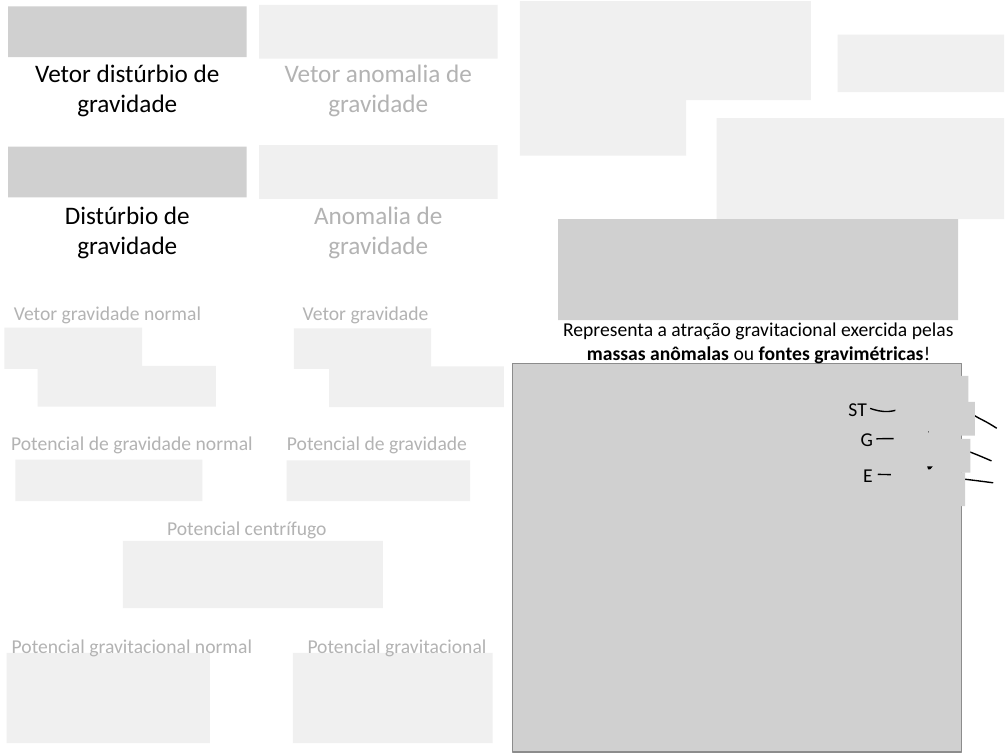
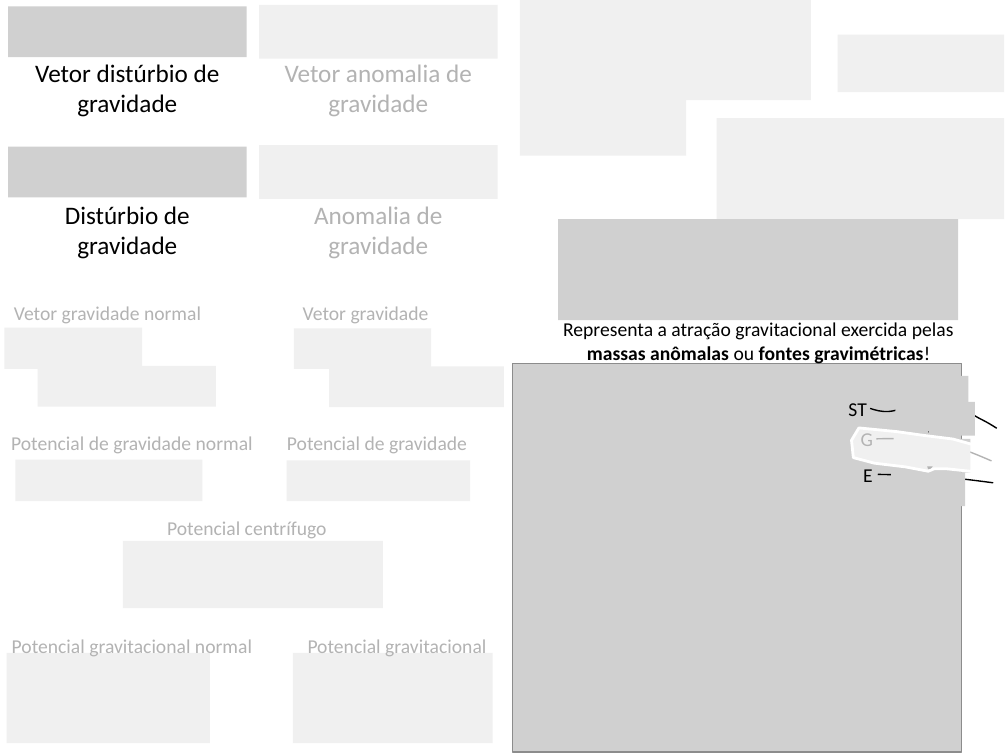
Before and after one commit to pinga-lab/CE-VII-SimBGf-2016, a slide deck: slide 8 of slides/5b_disturbio_gravidade.pptx. Drawn at 1008x756 pixels with LibreOffice and Linux fonts; fonts in the diff are those of the drawing; grey boxes stand for pictures. Boxes give left, top, right and bottom in pixels: in the first picture for what was removed or moved away, otherwise in the second. Text is boxed around its words. In the diff, an @@ line names an element or a change of style, - is before the commit and + after.

```diff
--- a/slides/5b_disturbio_gravidade.pptx
+++ b/slides/5b_disturbio_gravidade.pptx
@@ freeform shape added at [852,428,997,472], fill #FFFFFF at 70% opacity, outline #FFFFFF 2 pt @@
```
Also in this commit, not shown: 7 other slides changed, 2 slides added, 1 other file.
